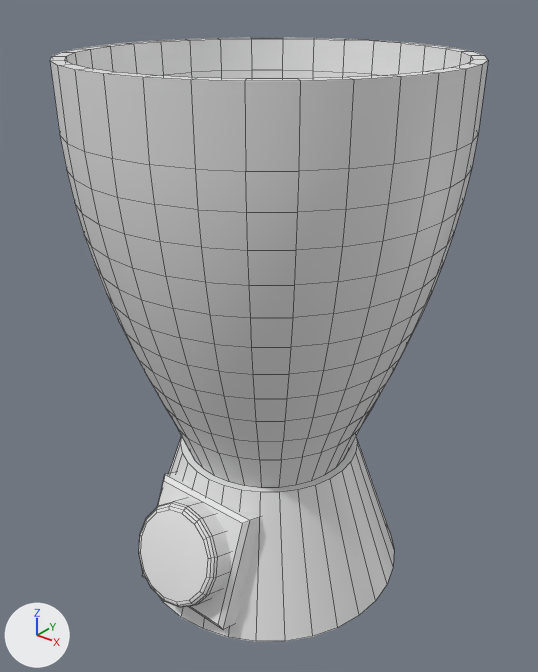
One commit to the FBX model Assets/Models/blender.fbx: the scene before it, then after it.
Rendered twice from a 50 mm camera at (11.74, -14.67, 16.49) aimed at (0.03, -0.03, 7.41). The axes (+X, +Y, +Z) are drawn at lower left. The lights are the same throughout. Mesh edges are drawn as thin lines. Where no turn or scale is listed for an object, it has been applied to the vertices. Vertices at the same position are counted once.

Names of what the first picture shows: 'Button', 'Compartment', 'Socket'.
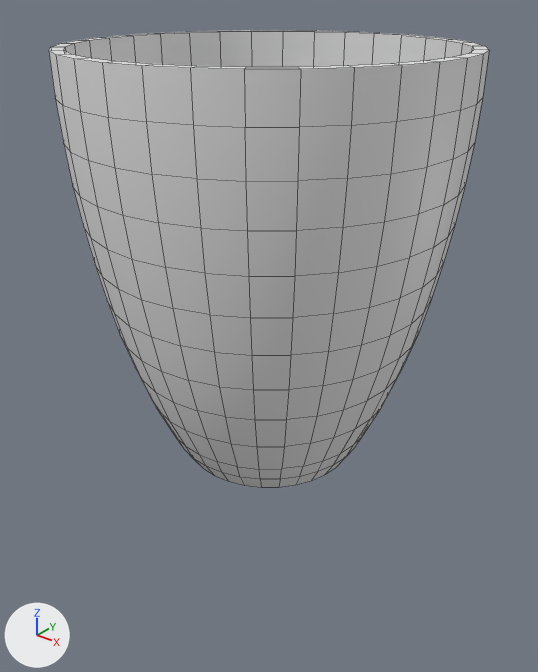
Boxes [x1, y1, x2, y2] around the edits, measured in the pictures (538 x 672 px; the box of a moved part takes in the faces that stretch with it):
'Compartment', reshaped: before [50, 38, 488, 487]; after [49, 30, 489, 487]
'Socket', hidden: before [142, 437, 394, 642]
'Button', hidden: before [139, 499, 230, 608]
part 1 of me_mesh_004, moved or reshaped: [95, 265, 443, 487] in both
part 2 of me_mesh_004, moved or reshaped: before [50, 38, 488, 81]; after [49, 30, 489, 69]
part 3 of me_mesh_004, moved or reshaped: before [85, 234, 454, 318]; after [84, 228, 454, 318]
part 4 of me_mesh_004, moved or reshaped: before [75, 203, 463, 285]; after [73, 186, 465, 276]
part 5 of me_mesh_004, moved or reshaped: before [67, 170, 471, 250]; after [64, 144, 474, 231]
part 6 of me_mesh_004, moved or reshaped: before [50, 60, 488, 212]; after [49, 51, 489, 181]

Edits to the bpy script that builds the scene:
```text
Change me_mesh_004:
    used by ob_compartment; location = (0.0, 0.0, 0.0)
    remove me_mesh_004.from_pydata(...)  # 832 vertices, 801 faces; spans x -5.01..5.01, y -5.01..5.01, z 4.0..14.8
    add me_mesh_004.from_pydata(...)  # 832 vertices, 801 faces; spans x -5.01..5.01, y -5.01..5.01, z 4.0..15.0
    me_mesh_004 part 1: 192 of 832 vertices moved; they spanned x -4.31..4.31, y -4.31..4.31, z 5.2..9.2 and now span x -4.31..4.31, y -4.31..4.31, z 4.5..9.0; mean shift (0.0, 0.0, -0.62); largest move (-1.22, 2.94, 6.0) -> (-1.13, 2.73, 5.0)
    me_mesh_004 part 2: all 64 vertices in x -5.01..5.01, y -5.01..5.01, z 14.8 are moved by (0.0, 0.0, 0.2)
    me_mesh_004 part 3: all 32 vertices in x -4.69..4.69, y -4.69..4.69, z 10.8 are moved by (0.0, 0.0, 0.2)
    me_mesh_004 part 4: all 32 vertices in x -4.83..4.83, y -4.83..4.83, z 11.6 are moved by (0.0, 0.0, 0.4)
    me_mesh_004 part 5: all 32 vertices in x -4.93..4.93, y -4.93..4.93, z 12.4 are moved by (0.0, 0.0, 0.6)
    me_mesh_004 part 6: all 32 vertices in x -4.99..4.99, y -4.99..4.99, z 13.2 are moved by (0.0, 0.0, 0.8)
Change ob_socket:
    add ob_socket.hide_viewport = True
Change ob_button:
    ob_button.location: (0.0, 0.0, 0.0) -> (0.0, 0.06, -0.03)
    add ob_button.hide_viewport = True
```
